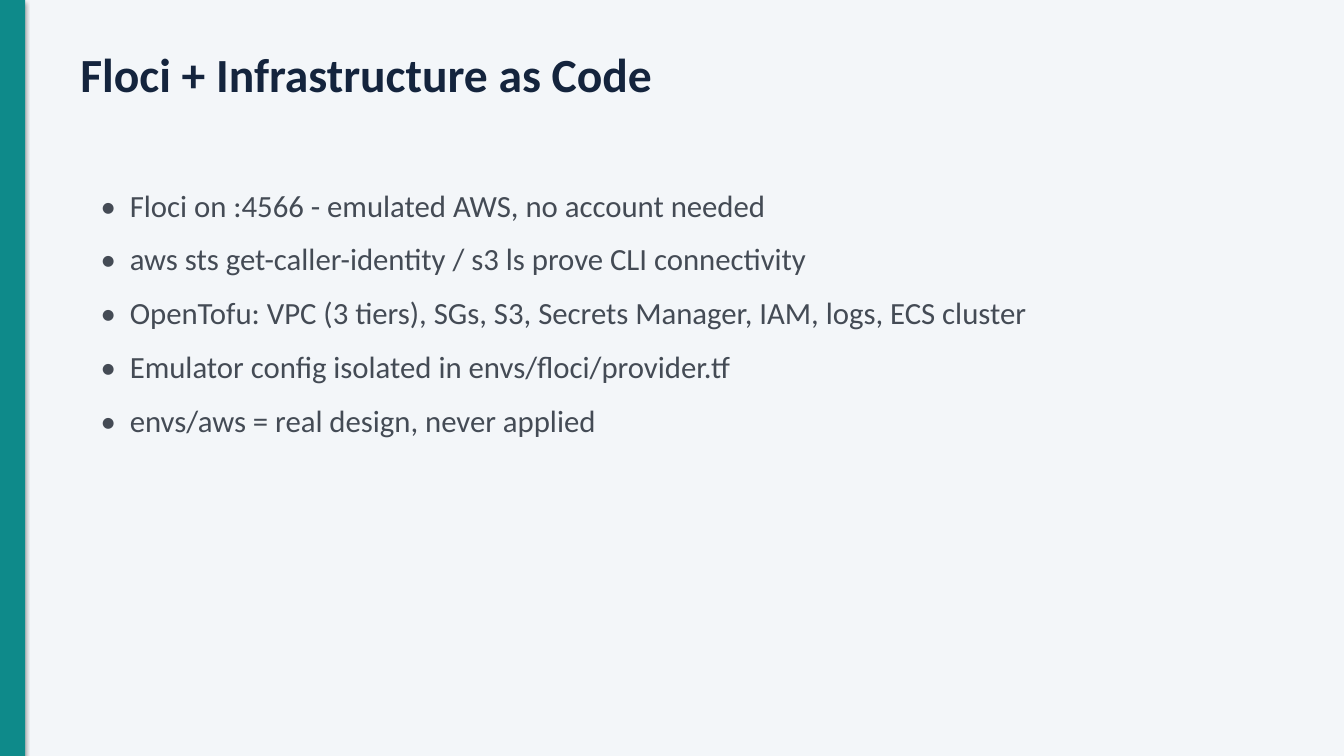
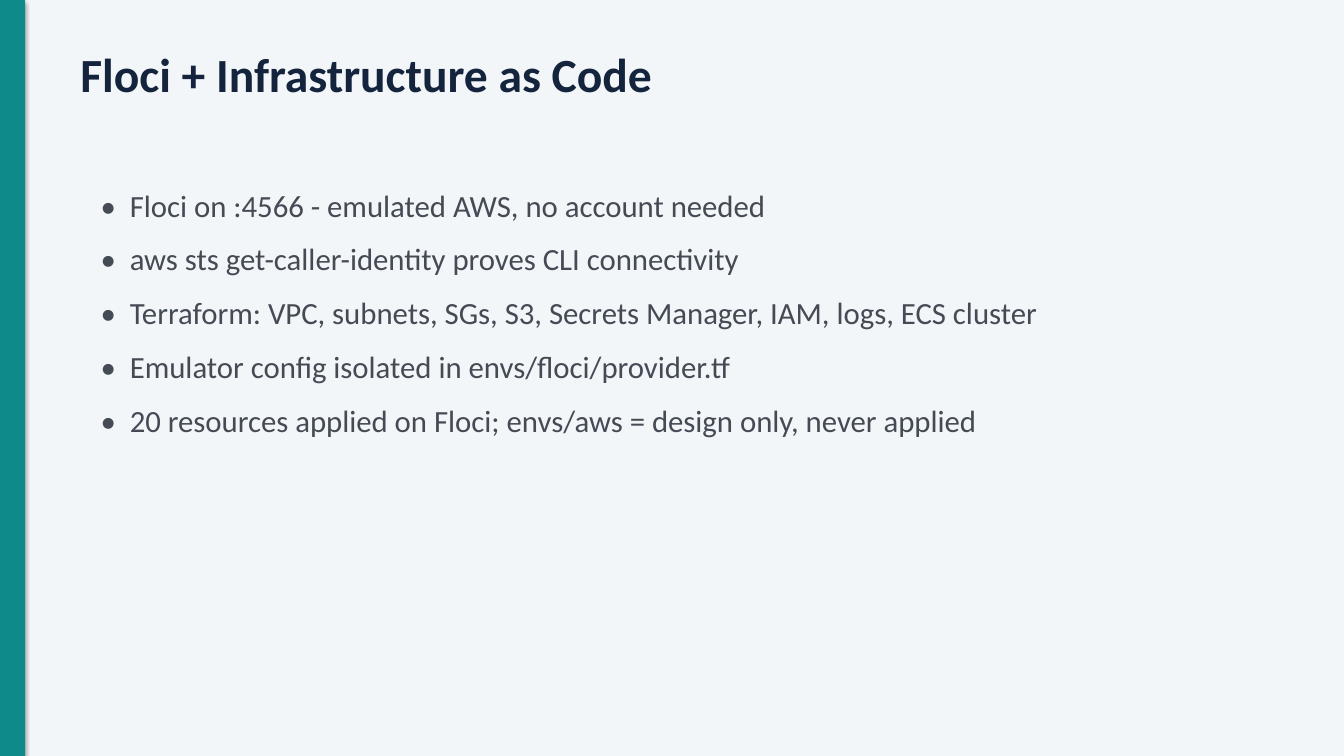
Before and after one commit to dussashivani/Project_Virto-Commerce-Platform_, a slide deck: slide 5 of docs/presentation/Virto-AWS-DevOps-presentation.pptx. Drawn at 1344x756 pixels with LibreOffice and Linux fonts; fonts in the diff are those of the drawing. Boxes give left, top, right and bottom in pixels: in the first picture for what was removed or moved away, otherwise in the second. Text is boxed around its words. In the diff, an @@ line names an element or a change of style, - is before the commit and + after.

Commit message:
docs: update presentation with the real run, incident and findings

```diff
--- a/docs/presentation/Virto-AWS-DevOps-presentation.pptx
+++ b/docs/presentation/Virto-AWS-DevOps-presentation.pptx
@@ text at box(130, 248, 1037, 330): text changed @@
-• aws sts get-caller-identity / s3 ls prove CLI connectivity
-• OpenTofu: VPC (3 tiers), SGs, S3, Secrets Manager, IAM, logs, ECS cluster
+• aws sts get-caller-identity proves CLI connectivity
+• Terraform: VPC, subnets, SGs, S3, Secrets Manager, IAM, logs, ECS cluster
@@ text at box(130, 410, 977, 438): text changed @@
-• envs/aws = real design, never applied
+• 20 resources applied on Floci; envs/aws = design only, never applied
```
Also in this commit, not shown: 8 other slides changed.
